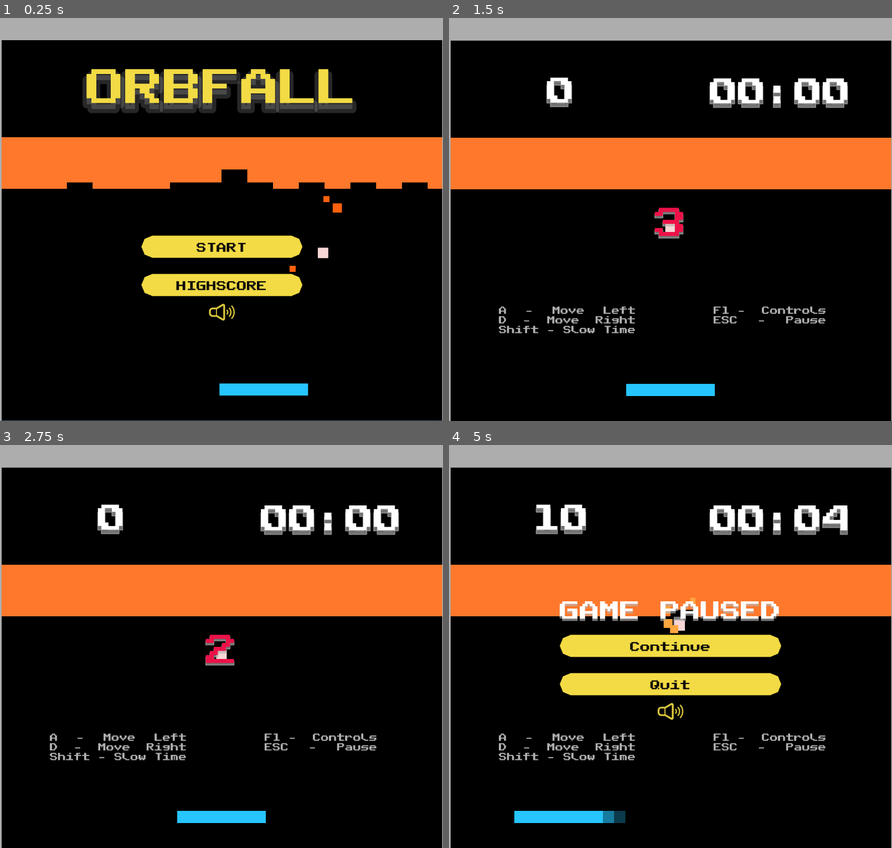
Above: before the commit, frames 1-4 (two rows, left to right).
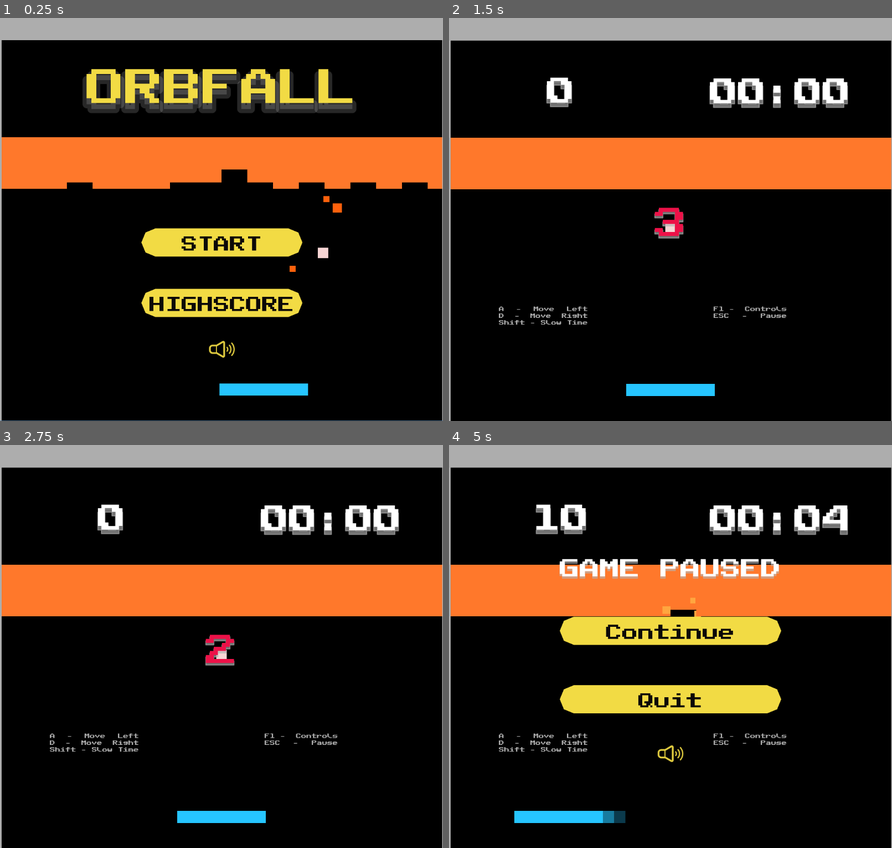
Above: after the commit, the same moments.

Repository: KeiGar/OrbFall
Game: Godot game, scene res://scenes/menus/main_menu_controls.tscn
Two runs of this game, one before a commit and one after it. Both use one fixed random seed, a clock stepped at 60 frames per second and the inputs below.
Inputs (mouse positions are in pixels of both pictures, inside the frame that each line leads up to):
- Up to frame 1 (0.25 s): no input
- Up to frame 2 (1.5 s): click "START" at 0.5 s; tap Enter at 1.25 s; move the mouse to (767, 199) at 1.27 s; hold D (player_moveRight) from 1.28 s (still down); hold Enter from 1.28 s (still down); click (767, 199) at 1.42 s
- Up to frame 3 (2.75 s): tap Space at 2 s; move the mouse to (132, 666) at 2.02 s; release D (player_moveRight) at 2.03 s; release Enter at 2.03 s; hold Shift (slow_down_time) from 2.03 s (still down); tap Enter at 2.1 s
- Up to frame 4 (5 s): tap Enter at 2.75, 3.6, 4.25 s; move the mouse to (714, 557) at 2.77 s; release Shift (slow_down_time) at 2.78 s; hold Enter 2.78-3.53 s; hold D (player_moveRight) 2.78-4.28 s; tap Space at 3.5 s; move the mouse to (648, 727) at 3.52 s; click (648, 727) at 3.67 s; move the mouse to (803, 706) at 4.27 s; hold A (player_moveLeft) from 4.28 s (still down); hold Enter from 4.28 s (still down); tap Escape (pause_game) at 4.9 s

The runs differ from the first frame. In frame 1, 4.0% of the frame differs, in the area x 31-69%, y 52-85%; in frame 2, 1.2%; in frame 3, 1.2%; in frame 4, 11%, in the area x 11-85%, y 28-79%.

Commit message:
implemented bigger buttons

Diff:
--- a/project.godot
+++ b/project.godot
@@ -17,8 +17,8 @@
 config/name="OrbFall"
 run/main_scene="uid://b3ceglkuwrcgy"
 config/features=PackedStringArray("4.6", "Forward Plus")
-run/max_fps=30
 config/icon="uid://dy5oeu5asr2l1"
+run/stretch/aspect="keep_width"
 
 [autoload]
 
--- a/scenes/game_assets/game.tscn
+++ b/scenes/game_assets/game.tscn
@@ -121,17 +121,6 @@
 horizontal_alignment = 1
 vertical_alignment = 1
 
-[node name="Menus" type="Node2D" parent="." unique_id=807262901]
-
-[node name="GameOverScreen" parent="Menus" unique_id=1737879978 instance=ExtResource("7_po76p")]
-visible = false
-offset_top = -106.0
-offset_bottom = 106.0
-alignment = 1
-
-[node name="PauseMenu" parent="Menus" unique_id=628286846 instance=ExtResource("7_u5sy4")]
-visible = false
-
 [node name="PostEffects" type="Node2D" parent="." unique_id=1786637758]
 
 [node name="AnimationPlayer" type="AnimationPlayer" parent="PostEffects" unique_id=983306347]
@@ -159,6 +148,17 @@
 offset_top = -18.0
 offset_bottom = -18.0
 
+[node name="Menus" type="Node2D" parent="." unique_id=807262901]
+
+[node name="GameOverScreen" parent="Menus" unique_id=1737879978 instance=ExtResource("7_po76p")]
+visible = false
+offset_top = -106.0
+offset_bottom = 106.0
+alignment = 1
+
+[node name="PauseMenu" parent="Menus" unique_id=628286846 instance=ExtResource("7_u5sy4")]
+visible = false
+
 [connection signal="game_start" from="." to="GameTimer" method="_on_game_game_start"]
 [connection signal="pause" from="." to="Menus/PauseMenu" method="_on_game_pause"]
 [connection signal="unpause" from="." to="Menus/PauseMenu" method="_on_game_unpause"]
--- a/scenes/menus/game_over_screen.tscn
+++ b/scenes/menus/game_over_screen.tscn
@@ -25,7 +25,7 @@
 grow_horizontal = 2
 grow_vertical = 2
 theme = ExtResource("1_bcvxg")
-theme_override_constants/separation = 20
+theme_override_constants/separation = 100
 vertical = true
 script = ExtResource("1_agkj2")
 
--- a/scenes/menus/hud_game_controls.tscn
+++ b/scenes/menus/hud_game_controls.tscn
@@ -29,6 +29,7 @@
 [sub_resource type="StyleBoxEmpty" id="StyleBoxEmpty_r5pdl"]
 
 [sub_resource type="Theme" id="Theme_p6vpu"]
+Button/font_sizes/font_size = 27
 Button/styles/normal = SubResource("StyleBoxFlat_2p3fb")
 Label/colors/font_color = Color(1, 1, 1, 0.69411767)
 Label/colors/font_outline_color = Color(0, 0, 0, 1)
@@ -38,7 +39,7 @@
 Label/constants/shadow_offset_x = 1
 Label/constants/shadow_offset_y = 1
 Label/constants/shadow_outline_size = 1
-Label/font_sizes/font_size = 20
+Label/font_sizes/font_size = 13
 Label/fonts/font = ExtResource("1_2p3fb")
 Label/styles/focus = SubResource("StyleBoxFlat_8im2c")
 Label/styles/normal = SubResource("StyleBoxEmpty_r5pdl")
--- a/scenes/menus/main_menu_controls.tscn
+++ b/scenes/menus/main_menu_controls.tscn
@@ -105,16 +105,18 @@
 offset_bottom = 304.5
 grow_horizontal = 2
 grow_vertical = 2
-theme_override_constants/separation = 40
+theme_override_constants/separation = 80
 
 [node name="Btn_Start" type="Button" parent="VBoxContainer" unique_id=1453963222]
 layout_mode = 2
 size_flags_vertical = 4
+theme_override_font_sizes/font_size = 40
 text = "START"
 
 [node name="Btn_Highscores" type="Button" parent="VBoxContainer" unique_id=981108299]
 layout_mode = 2
 size_flags_vertical = 4
+theme_override_font_sizes/font_size = 40
 text = "HIGHSCORE"
 
 [node name="MuteButton" parent="VBoxContainer" unique_id=1529709918 instance=ExtResource("4_bfmg7")]
--- a/scenes/menus/pause_menu.tscn
+++ b/scenes/menus/pause_menu.tscn
@@ -23,7 +23,7 @@
 grow_horizontal = 2
 grow_vertical = 2
 theme = ExtResource("1_7unhi")
-theme_override_constants/separation = 40
+theme_override_constants/separation = 100
 alignment = 1
 vertical = true
 script = ExtResource("1_n87rw")
--- a/styles/main_menu/style_main_menu.tres
+++ b/styles/main_menu/style_main_menu.tres
@@ -154,10 +154,10 @@
 Button/colors/icon_normal_color = Color(1, 1, 1, 1)
 Button/colors/icon_pressed_color = Color(1, 1, 1, 1)
 Button/constants/align_to_largest_stylebox = 0
-Button/constants/h_separation = 4
+Button/constants/h_separation = 3
 Button/constants/icon_max_width = 0
 Button/constants/outline_size = 0
-Button/font_sizes/font_size = 25
+Button/font_sizes/font_size = 40
 Button/fonts/font = ExtResource("2_ap8hr")
 Button/styles/disabled = SubResource("StyleBoxFlat_lcqjs")
 Button/styles/focus = SubResource("StyleBoxFlat_3wiw1")
